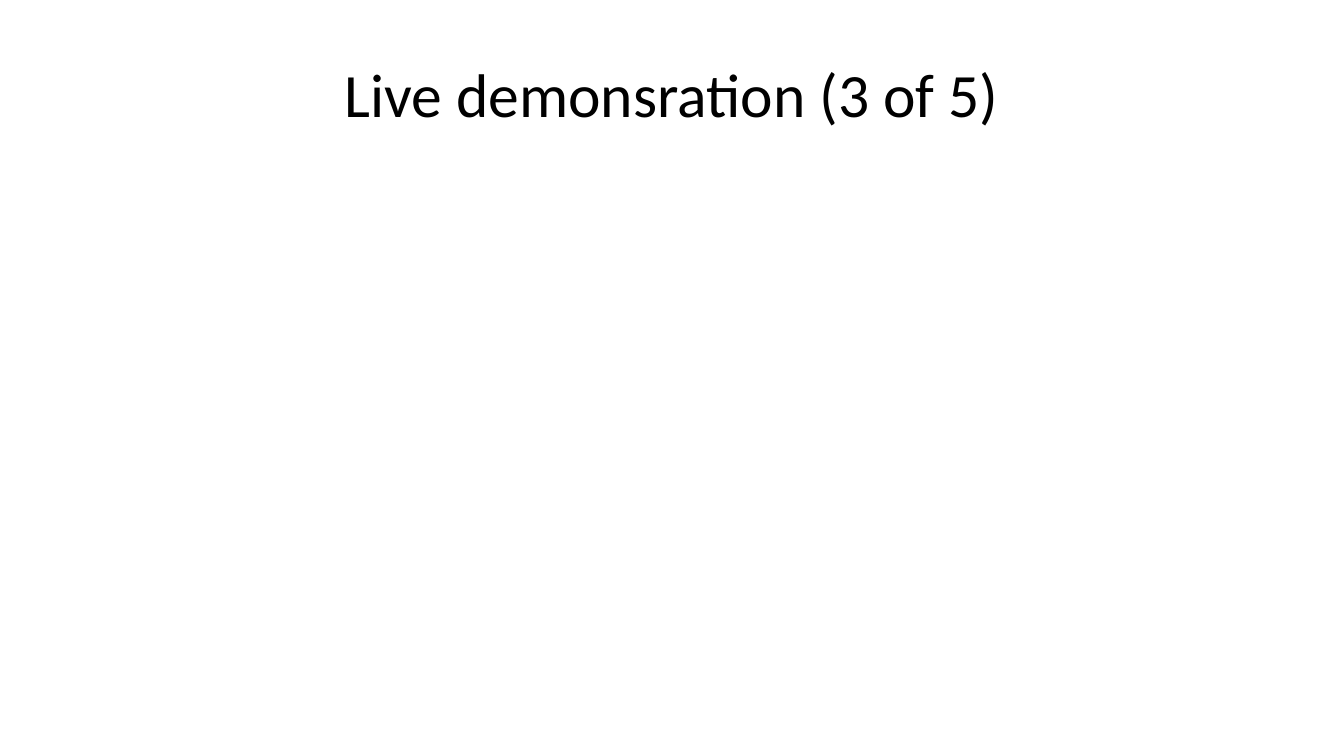
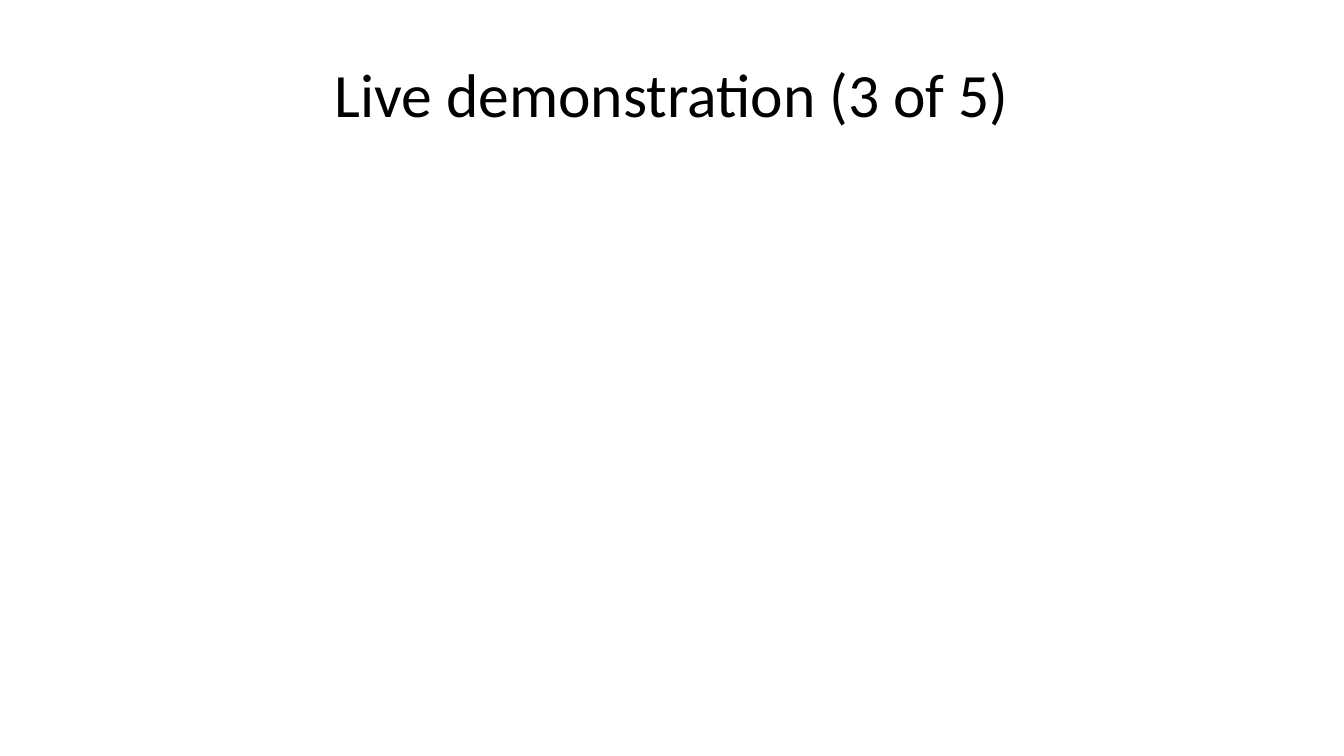
Before and after one commit to pmean/introduction-to-SAS, a slide deck: slide 53 of results/5507-01-simon-sildes-and-speaker-notes.pptx. Drawn at 1344x756 pixels with LibreOffice and Linux fonts; fonts in the diff are those of the drawing. Boxes give left, top, right and bottom in pixels: in the first picture for what was removed or moved away, otherwise in the second. Text is boxed around its words. In the diff, an @@ line names an element or a change of style, - is before the commit and + after.

Commit message:
Fixed typo in 5507-01-slides

```diff
--- a/results/5507-01-simon-sildes-and-speaker-notes.pptx
+++ b/results/5507-01-simon-sildes-and-speaker-notes.pptx
@@ title at [335, 72, 1008, 126]: text changed @@
-Live demonsration (3 of 5)
+Live demonstration (3 of 5)
```
Also in this commit, not shown: 1 other slide changed, 1 other file.
